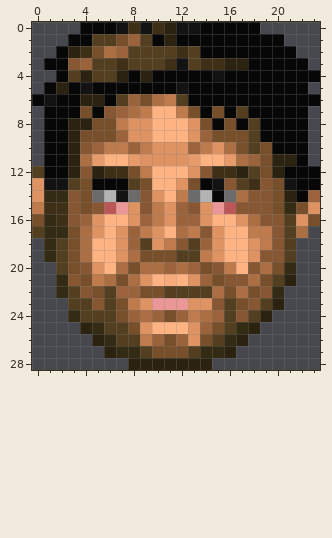
Pixel-art sprite, stored at graphics/stfst01.png. Above is the file before it was changed.
The file is 24x29 pixels.
The same view after the edit:
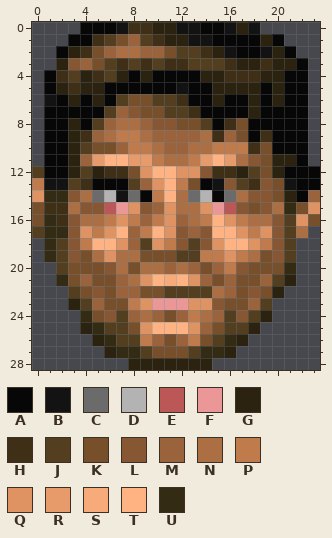
Palette (. is transparent): A #070707  B #131313  C #6b6b6b  D #b3b3b3  E #bb5757  F #eb9797  G #2b230f  H #3f2f17  J #533f1f  K #774f2b  L #875733  M #9b633b  N #ab6f43  P #bf7b4b  Q #df9363  R #e79b6b  S #f7ab7b  T #ffb383  U #332b13
Edits made:
Changed rows in their new state; - is an unchanged pixel.
first column x 0:
 0 ---------HG-----BGB-----
 1 -----H----H-GBB----G----
 2 ------MNNMMKJ-HGB--BG---
 3 -.G--K---H--H-JJH-GHGG--
 4 -AH--H--------GGHHHGG--.
 5 ---HGG---------GGGG-G---
 6 .--GA---K-JJH--G--G-G--.
 7 ----A-J-LKKJJH-A-AG-----
 8 ----AJMNNMLLKKJ-HKA-----
 9 ----HMNPPNMMMMNHM-AH----
10 ----JKKMP-NMMNNPPPH-----
11 ----M----RPNNPR---L-----
12 ----J----Q--Q-----------
13 P---H----MQ-P-----------
14 ----N----AP-N-----------
15 K--NL-----M-NN----K-N---
16 ----NNPQP----NP-QP-N----
17 ---LQPQT--TQLM-T-Q-Q----
18 ---LP---------L---------
19 ---LKNQN-------PQPNK----
20 ----KKL--------M-LKK----
21 ---KMKKM--------MKKM----
22 --.-KLK---------MKLKG---
23 ---G-MK---------K-M-.---
24 ---.UKLJ----------------
25 -----------------J------
26 -------------P----------
Changed places in both pictures, as pixel boxes (x1, y1, x2, y2):
changed: (32, 22, 320, 346)
